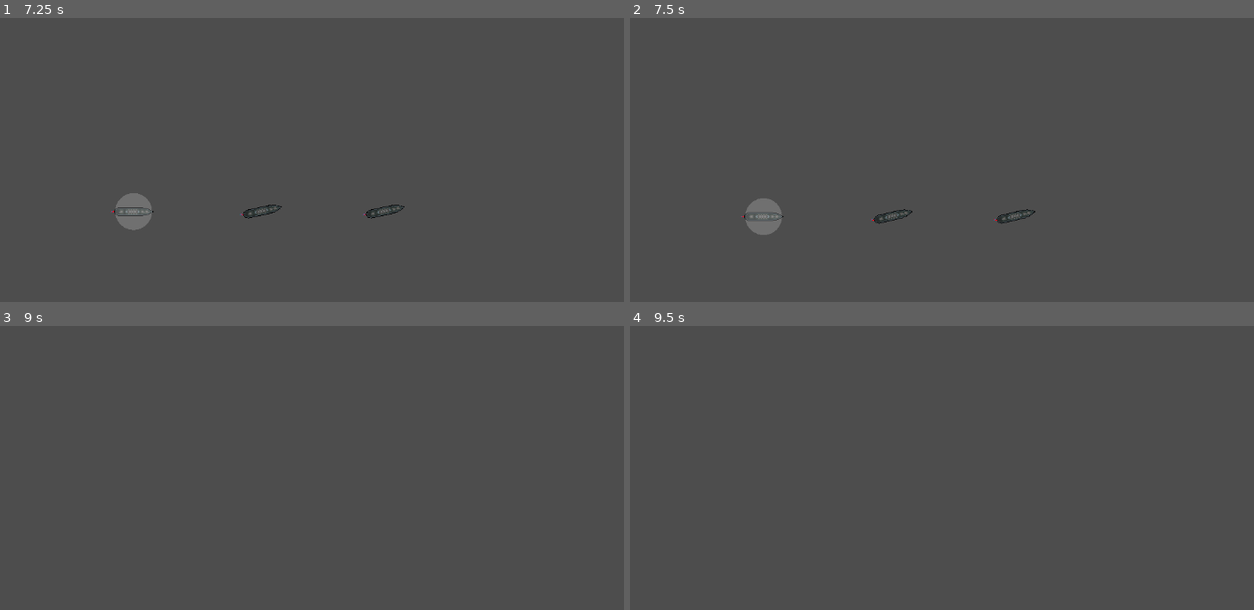
Above: before the commit, frames 1-4 (two rows, left to right).
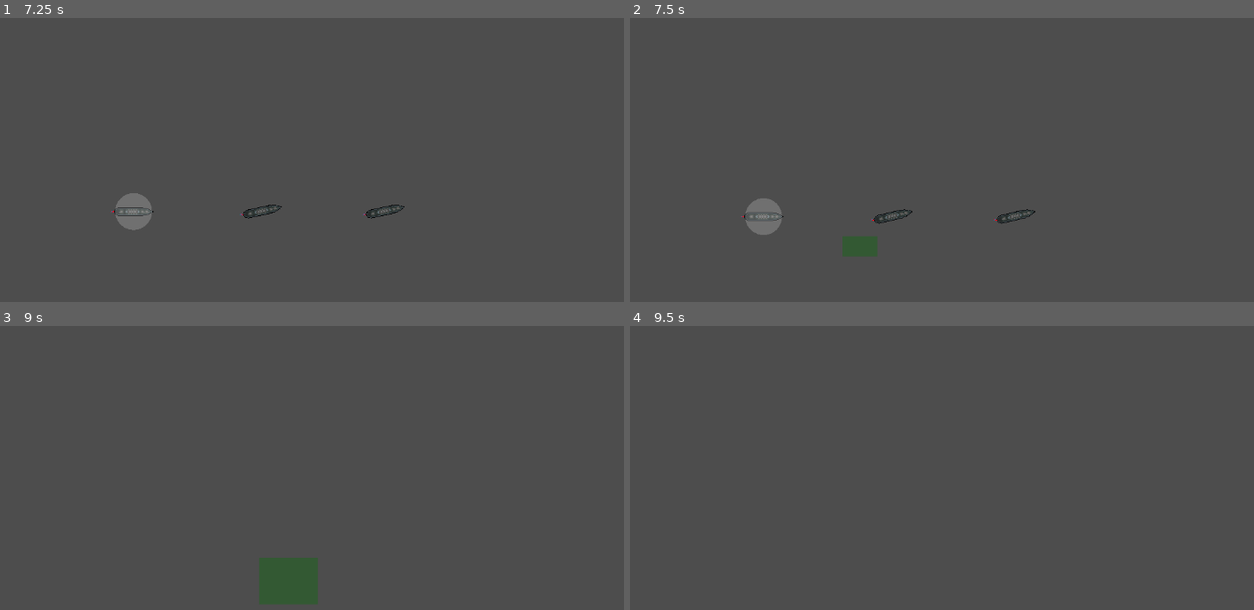
Above: after the commit, the same moments.

Repository: ObfuscatedOwl/bote-game
Game: Godot game, scene res://scenes/testScene.tscn
The game is run twice, just before and just after one commit, with the same random seed, the same clock (stepped at 60 frames per second) and the same inputs.
Inputs (mouse positions are in pixels of both pictures, inside the frame that each line leads up to):
- Up to frame 1 (7.25 s): tap Enter (runRotor) at 0.5, 5 s; move the mouse to (511, 196) at 0.52 s; hold Right (ui_right) 0.53-1.25 s; tap A (A) at 0.6, 3.8 s; click (511, 196) at 0.67 s; tap D (D) at 0.8, 5.1 s; drag from (212, 236) to (318, 296) at 1.27 s; move the mouse to (424, 128) at 2.02 s; hold Right (ui_right) 2.03-2.75 s; hold L (lineOrder) 2.03-2.75 s; tap S (S) at 2.1, 5.3 s; click (424, 128) at 2.17 s; drag from (318, 296) to (143, 157) at 2.77 s; tap Space at 3.5, 6.5 s; move the mouse to (567, 276) at 3.52 s; hold Left (ui_left) 3.53-4.25 s; hold C (clusterOrder, bound only after the commit) 3.53-4.25 s; click (567, 276) at 3.67 s; drag from (143, 157) to (249, 117) at 4.27 s; move the mouse to (386, 216) at 5.02 s; hold Down (ui_down) 5.03-5.75 s; click (386, 216) at 5.17 s; drag from (249, 117) to (212, 236) at 5.77 s; move the mouse to (511, 196) at 6.52 s; hold Up (ui_up) from 6.53 s (still down); hold C (clusterOrder, bound only after the commit) from 6.53 s (still down); tap W (W) at 6.6 s; click (511, 196) at 6.67 s
- Up to frame 2 (7.5 s): release Up (ui_up) at 7.25 s; release C (clusterOrder, bound only after the commit) at 7.25 s; drag from (842, 236) to (948, 296) at 7.27 s
- Up to frame 3 (9 s): move the mouse to (424, 436) at 8.02 s; hold Down (ui_down) 8.03-8.75 s; hold Enter (runRotor) 8.03-8.75 s; click (424, 436) at 8.17 s; tap D (D) at 8.3 s; drag from (318, 604) to (143, 465) at 8.77 s
- Up to frame 4 (9.5 s): no input

Frame 1 is identical in both runs. In frame 2, 0.4% of the frame differs, in the area x 34-40%, y 76-84%; in frame 3, 1.5%, in the area x 41-51%, y 81-98%; in frame 4, nothing differs.

Commit message:
formation upgrades, globules
fixed a bug that lead qa tester discovered earlier where botes can be assigned to multiple formations at once
created better utilities for formations
created
added functionality for cluster formations

Diff:
--- a/bote game/project.godot
+++ b/bote game/project.godot
@@ -62,6 +62,11 @@
 "events": [Object(InputEventKey,"resource_local_to_scene":false,"resource_name":"","device":-1,"window_id":0,"alt_pressed":false,"shift_pressed":false,"ctrl_pressed":false,"meta_pressed":false,"pressed":false,"keycode":0,"physical_keycode":68,"key_label":0,"unicode":100,"echo":false,"script":null)
 ]
 }
+clusterOrder={
+"deadzone": 0.5,
+"events": [Object(InputEventKey,"resource_local_to_scene":false,"resource_name":"","device":-1,"window_id":0,"alt_pressed":false,"shift_pressed":false,"ctrl_pressed":false,"meta_pressed":false,"pressed":false,"keycode":0,"physical_keycode":67,"key_label":0,"unicode":99,"echo":false,"script":null)
+]
+}
 
 [rendering]
 
--- a/bote game/scripts/boteController.gd
+++ b/bote game/scripts/boteController.gd
@@ -36,6 +36,17 @@
 var preTargetDone = false
 var finalTarget = Vector2(0,0)
 
+func getTrueLeader():
+	if formationLeader == null:
+		return null
+	else:
+		return formationLeader.internalGetLeader()
+
+func internalGetLeader():
+	if formationLeader == null:
+		return self
+	else:
+		return formationLeader.internalGetLeader()
 
 func getFollowers(deep):
 	var followers = []
@@ -48,12 +59,22 @@
 
 func disband():
 	var followers = getFollowers(true)
-	disconnectFollowers()
 	print(followers)
 	for follower in followers:
 		print("hello")
 		follower.disconnectFollowers()
 		follower.formationLeader = null
+
+	if formationLeader == self:
+		print("something is very wrong")
+
+	if formationLeader != null:
+		followers.append_array(formationLeader.disband())
+
+	formationLeader = null
+
+	disconnectFollowers()
+
 	return followers
 
 func disconnectFollowers():
--- a/bote game/scripts/boteHolder.gd
+++ b/bote game/scripts/boteHolder.gd
@@ -1,6 +1,11 @@
 extends Node2D
 
 signal order
+
+var formationStatus #off, line, cluster
+var botesInLine
+var clusterLeader
+var clusterFollower
 
 var selecting = false
 var selectStart = Vector2(0, 0)
@@ -11,8 +16,10 @@
 const angleDontCare = 10
 const clickRadius = 50
 
-var lineMode = "off" #off, selecting, awaitingPosition
-var botesInLine = []
+# Called when the node enters the scene tree for the first time.
+func _ready():
+	formationStatus = "off"
+	resetSelections()
 
 func drawSquare(pos, size, color):
 	var pointsArr = PackedVector2Array([
@@ -35,11 +42,11 @@
 	for child in childs:
 		var xyCheck = (child.position - selectStart) * (child.position - get_global_mouse_position())
 		if (xyCheck.x < 0 and xyCheck.y < 0):
-			if child.formationLeader in selected:
+			if child.getTrueLeader() in selected:
 				pass
-			elif child.formationLeader != null:
-				selected.append(child.formationLeader)
-				order.connect(child.formationLeader.onOrder)
+			elif child.getTrueLeader() != null:
+				selected.append(child.getTrueLeader())
+				order.connect(child.getTrueLeader().onOrder)
 			else:
 				selected.append(child)
 				order.connect(child.onOrder)
@@ -59,9 +66,27 @@
 		order.emit(targetPosition, null)
 		print("that angle dont care")
 
-# Called when the node enters the scene tree for the first time.
-func _ready():
-	pass # Replace with function body.
+func addClosestToList(inList, outList):
+	var shortestDistance = INF
+	var closestBote = null
+	for bote in inList:
+		var boteMouseDist = globalToMouseDist(bote.position)
+		if boteMouseDist < shortestDistance and not (outList.has(bote)):
+			shortestDistance = boteMouseDist
+			closestBote = bote
+	if shortestDistance < clickRadius:
+		outList.append(closestBote)
+
+func resetSelections():
+	deselectBotes()
+	botesInLine = []
+	clusterLeader = null
+	clusterFollower = null
+
+func connectBotes(leader, follower, relPos):
+	follower.formationLeader = leader
+	leader.formationCommands.append([relPos, follower])
+	leader.formationOrder.connect(follower.onFormationOrder)
 
 func _draw():
 
@@ -74,79 +99,110 @@
 		formationLines(bote)
 	for bote in botesInLine:
 		draw_arc(bote.position, 52, 0, TAU, 20, Color(0, 1, 0), 2)
+	if clusterLeader != null:
+		draw_arc(clusterLeader.position, 30, -PI/6, -5*PI/6, 10, Color(1, 1, 0), 5) #crown
+	if clusterFollower != null:
+		draw_arc(clusterFollower.position, 30, PI/6, 5*PI/6, 10, Color(1, 1, 0), 5) #subCrown?
 
 func formationLines(bote):
 	for command in bote.getGlobalCommands():
-		draw_line(command[1].position, command[0], Color(255, 255, 0))
-		draw_arc(command[0], 3, 0, TAU, 20, Color(255, 255, 0), 6)
+		draw_line(command[1].position, command[0], Color(1, 1, 0))
+		draw_arc(command[0], 3, 0, TAU, 20, Color(1, 1, 0), 6)
 	for follower in bote.getFollowers(true):
-		draw_arc(follower.position, 54, 0, TAU, 20, Color(255, 255, 0), 2)
+		draw_arc(follower.position, 54, 0, TAU, 20, Color(1, 1, 0), 2)
 		formationLines(follower)
 
 func _input(event):
 	if event.get_class() == "InputEventMouseButton":
-		if event.button_index == 1 and lineMode == "off": #primary mouse button
+		if event.button_index == 1 and formationStatus == "off": #primary mouse button
 			if event.pressed:
 				selecting = true
 				selectStart = get_global_mouse_position()
-				queue_redraw()
 			else:
-				deselectBotes()
+				resetSelections()
 				selectBotes()
 
 				queue_redraw()
 		if event.button_index == 2:
 			if event.pressed:
 				targetPosition = get_global_mouse_position()
-			if not event.pressed  and lineMode == "off": #later add click and drag orders
+			if not event.pressed  and formationStatus == "off": #later add click and drag orders
 				givePositionOrder()
 
 
 	if event.get_class() == "InputEventMouseMotion":
-		if selecting:
-			queue_redraw()
+		pass#if selecting:
+		#	queue_redraw()
+		#queue_redraw() called in process, unnecessary i think
 
 	if event.is_action_pressed("lineOrder"):
-		if lineMode == "selecting":
+		if formationStatus == "line":
 			print("line mode D E A C T I V A T E D") #cancel position order stage
-			lineMode = "off"
-			botesInLine = []
-		elif lineMode == "off":
-			deselectBotes()
-			lineMode = "selecting" #initiate line mode
+			formationStatus = "off"
+			resetSelections()
+		elif formationStatus == "off":
+			resetSelections()
+			formationStatus = "line" #initiate line mode
 			print("line mode A C T I V A T E D")
 		else:
 			print("no botes selected!")
 			#eventually make this into a ui bit. all of the line stuff i guess
 
-	if event.get_class() == "InputEventMouseButton" and lineMode == "selecting":
+	if event.get_class() == "InputEventMouseButton" and formationStatus == "line":
 		if event.pressed and event.button_index == 1:
 			#line mode should never be true if no botes are selected. so gonna assume that selected has elements
-			var shortestDistance = INF
-			var closestBote = null
-			for bote in getControllableBotes():
-				var boteMouseDist = globalToMouseDist(bote.position)
-				if boteMouseDist < shortestDistance and not (botesInLine.has(bote)):
-					shortestDistance = boteMouseDist
-					closestBote = bote
-			if shortestDistance < clickRadius:
-				botesInLine.append(closestBote)
+			addClosestToList(getControllableBotes(), botesInLine)
 
 		if not event.pressed and event.button_index == 2 and botesInLine.size() != 0:
+			for bote in botesInLine:
+				bote.disband()
+
 			order.connect(botesInLine[0].onOrder)
 			givePositionOrder() #assuming there are some in the list
 
 			#make sure not to allow deactivating the line mode while right click held? QOL stuff
 
 			for i in range(botesInLine.size()-1):
-				botesInLine[i].formationLeader = botesInLine[0]
-				botesInLine[i].formationCommands = [[Vector2(-50, 0), botesInLine[i+1]]]
-				botesInLine[i].formationOrder.connect(botesInLine[i+1].onFormationOrder)
-
-			botesInLine[-1].formationLeader = botesInLine[0]
+				botesInLine[i].formationCommands = []
+				connectBotes(botesInLine[i], botesInLine[i+1], Vector2(-100, 0))
+
 			selected = [botesInLine[0]]
 			botesInLine = []
-			lineMode = "off"
+			formationStatus = "off"
+
+	if event.is_action_pressed("clusterOrder"):
+		if formationStatus != "cluster":
+			formationStatus = "cluster"
+			resetSelections()
+			print("C L U S I V A T E")
+		else:
+			formationStatus = "off"
+			resetSelections()
+			print("D E C L U S I V A T E")
+
+	if event.get_class() == "InputEventMouseButton" and formationStatus == "cluster":
+		if event.pressed and event.button_index == 1:
+			if clusterLeader == null:
+				var clusterLeaderList = []
+				addClosestToList(getControllableBotes(), clusterLeaderList)
+				if clusterLeaderList != []:
+					clusterLeader = clusterLeaderList[0]
+					#maybe a better way to do this. i think its probably quite bug proof tho
+					#fingers crossed anyway
+					selected = [clusterLeader]
+					clusterLeader.disband()
+			else:
+				var clusterFollowerList = []
+				addClosestToList(getControllableBotes(), clusterFollowerList)
+				if clusterFollowerList != []:
+					clusterFollower = clusterFollowerList[0]
+					#huh deja vu. maybe this should be a method
+		if event.pressed and event.button_index == 2 and clusterLeader != null and clusterFollower != null:
+			clusterFollower.disband()
+			print("give clusterOrder")
+			var formationPos = (clusterLeader.transform.affine_inverse())*get_global_mouse_position()
+			connectBotes(clusterLeader, clusterFollower, formationPos)
+			clusterFollower = null
 
 	if event.is_action_pressed("disband"):
 		for bote in selected:
Not shown, added: bote game/bugWithLinePeterFound!.txt
